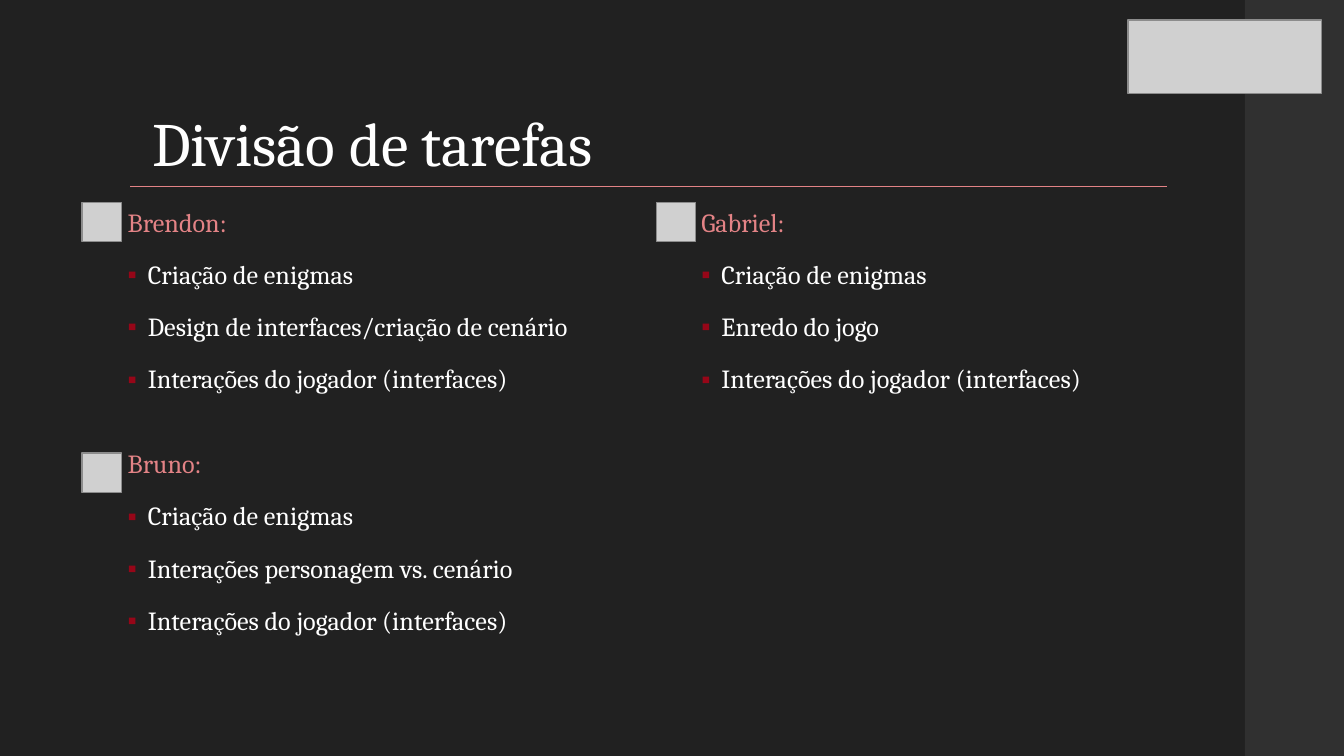
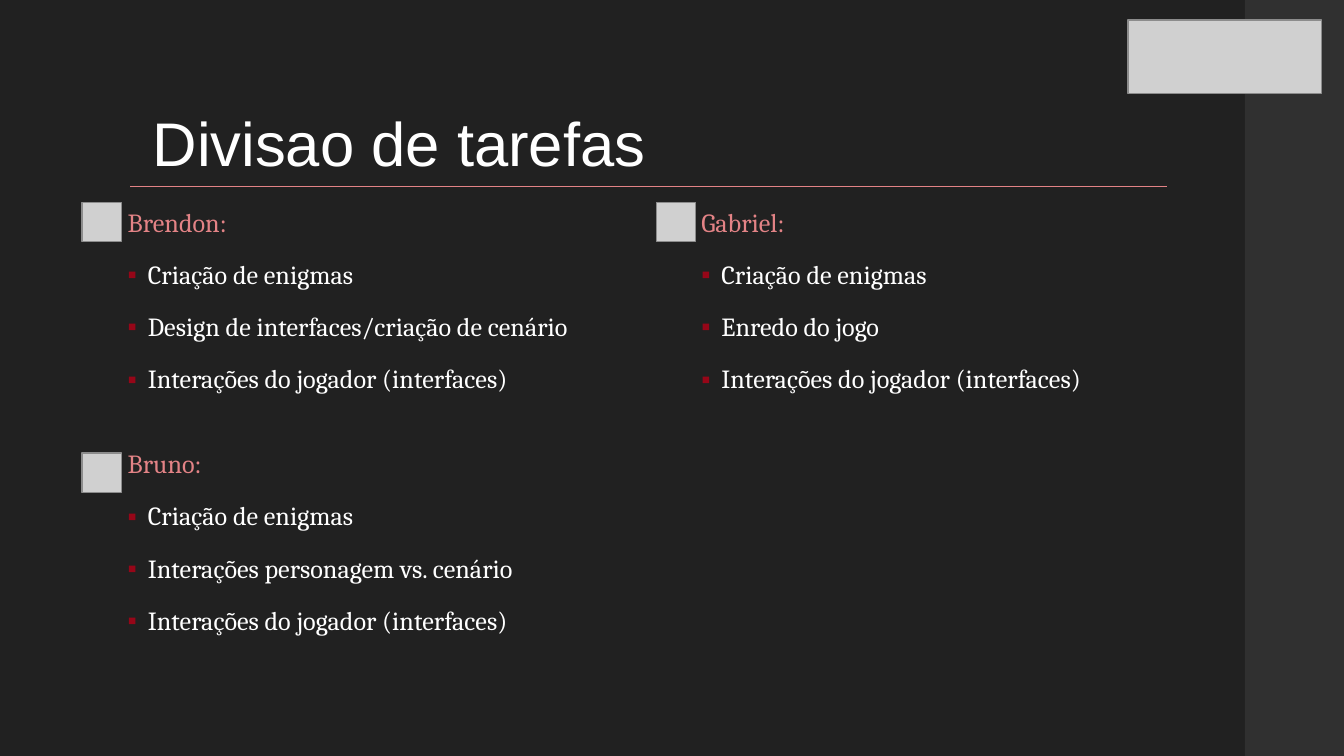
Before and after one commit to brendonborck/mystery_house_game, a slide deck: slide 7 of Apresentacao.pptx. Drawn at 1344x756 pixels with LibreOffice and Linux fonts; fonts in the diff are those of the drawing; grey boxes stand for pictures. Boxes give left, top, right and bottom in pixels: in the first picture for what was removed or moved away, otherwise in the second. Text is boxed around its words. In the diff, an @@ line names an element or a change of style, - is before the commit and + after.

```diff
--- a/Apresentacao.pptx
+++ b/Apresentacao.pptx
@@ title at [153, 121, 645, 167]: text changed; font Cambria to Arial @@
-Divisão de tarefas
+Divisao de tarefas
```
Also in this commit, not shown: 13 other slides changed, 2 slides added, 2 slides removed, 3 other files.
